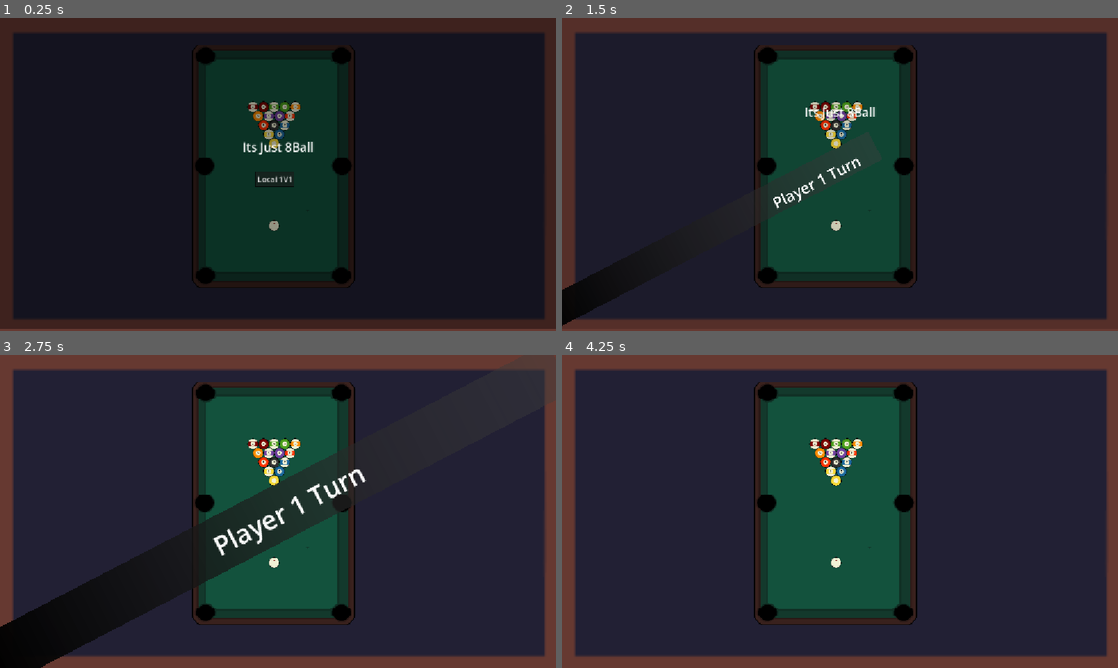
Above: before the commit, frames 1-4 (two rows, left to right).
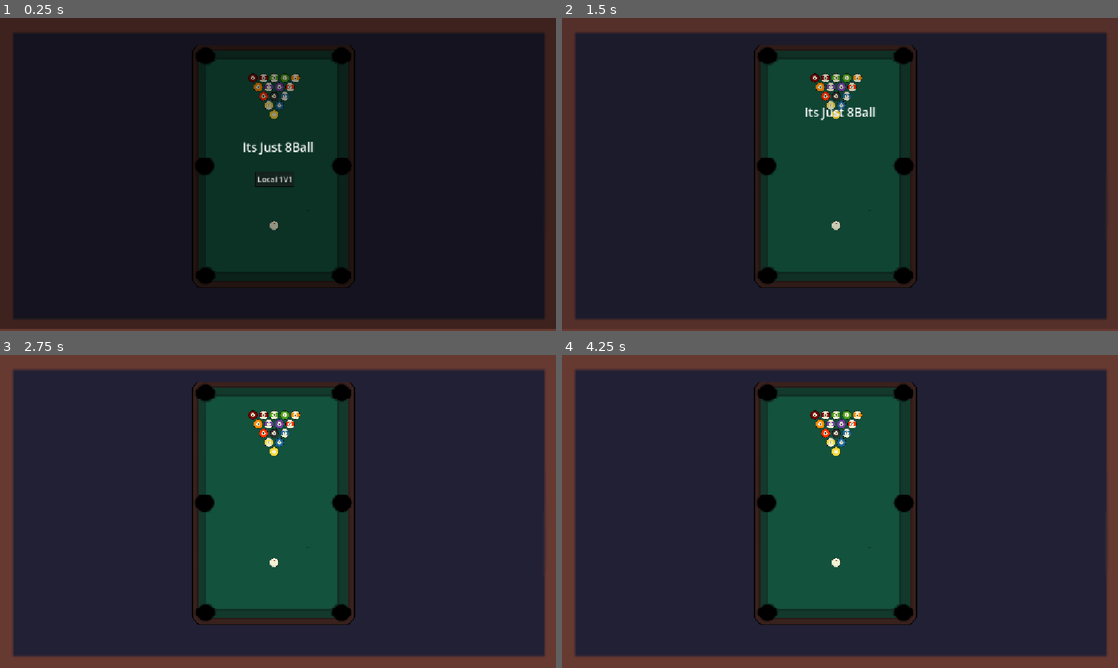
Above: after the commit, the same moments.

Repository: RohanFlynn/8ball
Game: Godot game, scene res://pool_game.tscn
The game is run twice, just before and just after one commit, with the same random seed, the same clock (stepped at 60 frames per second) and the same inputs.
Inputs (mouse positions are in pixels of both pictures, inside the frame that each line leads up to):
- Up to frame 1 (0.25 s): no input
- Up to frame 2 (1.5 s): click "Local 1V1" at 0.5 s; tap Enter at 1.25 s; move the mouse to (962, 158) at 1.27 s; hold Right from 1.28 s (still down); tap Alt at 1.35 s; click (962, 158) at 1.42 s
- Up to frame 3 (2.75 s): move the mouse to (166, 527) at 2.02 s; release Right at 2.03 s; hold Down from 2.03 s (still down); tap Shift at 2.1 s; click (166, 527) at 2.17 s
- Up to frame 4 (4.25 s): move the mouse to (895, 442) at 2.77 s; release Down at 2.78 s; hold Right 2.78-3.53 s; tap Alt at 2.85 s; click (895, 442) at 2.92 s; tap Space at 3.5 s; move the mouse to (812, 574) at 3.52 s; hold Up from 3.53 s (still down); tap Shift at 3.6 s; click (812, 574) at 3.67 s

The runs differ from the first frame. In frame 1, 1.2% of the frame differs, in the area x 44-55%, y 17-68%; in frame 2, 2.7%; in frame 3, 13%, in the area x 0-66%, y 17-100%; in frame 4, 1.3%.

Commit message:
fixed major bugs
- i fixed the long term issue if turn magnagment :)
- i made alot of minor bugs :(
-balls smaller aswell
- made ball go back to were it was shot from if it was sinked in that turn

Diff:
--- a/8-ballpool/Lablenotif.gd
+++ b/8-ballpool/Lablenotif.gd
@@ -4,20 +4,17 @@
 
 # Called when the node enters the scene tree for the first time.
 func _ready() -> void:
-	scale.x = 0
 	scale.y = 0
 
 
 # Called every frame. 'delta' is the elapsed time since the previous frame.
 func _process(delta: float) -> void:
 	if notif:
-		if scale.x <= 1:
-			scale.x += 0.01
+		if scale.y <= 1:
 			scale.y += 0.01
 		else:
 			await get_tree().create_timer(2.0).timeout
 			notif = false
-			scale.x = 0
 			scale.y = 0
 
 func notify(p):
--- /dev/null
+++ b/8-ballpool/ball.gd
@@ -0,0 +1,32 @@
+extends RigidBody2D
+
+var leaving = false
+@onready var col = $CollisionShape2D
+@onready var sprite = $Sprite2D
+var a = Vector2(0.01, 0.01)
+var hit = false
+
+# Called when the node enters the scene tree for the first time.
+func _ready() -> void:
+	col.scale = Vector2(0.6, 0.6)
+	sprite.scale = Vector2(0.6, 0.6)
+
+
+# Called every frame. 'delta' is the elapsed time since the previous frame.
+func _process(delta: float) -> void:
+	if leaving:
+		col.disabled = true
+		linear_velocity = linear_velocity / 1.4
+		a += Vector2(0.01, 0.01)
+		if scale >= Vector2(0, 0):
+			scale -= a
+		else:
+			remove_from_group("Ball")
+			queue_free()
+	if linear_velocity.length() > 3.0:
+		hit = true
+	else:
+		hit = false
+
+func leave():
+	leaving = true
--- a/8-ballpool/balls.tscn
+++ b/8-ballpool/balls.tscn
@@ -1,5 +1,6 @@
-[gd_scene load_steps=32 format=3 uid="uid://dsj8d5j50vhl1"]
-
+[gd_scene format=3 uid="uid://dsj8d5j50vhl1"]
+
+[ext_resource type="Script" uid="uid://d0y74ln257wmc" path="res://ball.gd" id="1_0ystb"]
 [ext_resource type="Texture2D" uid="uid://byqtxy4lfsdhg" path="res://Balls1.png" id="1_tger7"]
 
 [sub_resource type="PhysicsMaterial" id="PhysicsMaterial_tger7"]
@@ -107,10 +108,10 @@
 [sub_resource type="CircleShape2D" id="CircleShape2D_7jwt4"]
 radius = 15.0
 
-[node name="balls" type="Node2D"]
+[node name="balls" type="Node2D" unique_id=592332707]
 position = Vector2(332, 121)
 
-[node name="1ball" type="RigidBody2D" parent="."]
+[node name="1ball" type="RigidBody2D" parent="." unique_id=82667540 groups=["Ball"]]
 position = Vector2(0, 2)
 mass = 0.17
 physics_material_override = SubResource("PhysicsMaterial_tger7")
@@ -119,19 +120,20 @@
 freeze_mode = 1
 linear_damp = 0.5
 angular_damp = 1.0
-metadata/_edit_group_ = true
-
-[node name="Sprite2D" type="Sprite2D" parent="1ball"]
+script = ExtResource("1_0ystb")
+metadata/_edit_group_ = true
+
+[node name="Sprite2D" type="Sprite2D" parent="1ball" unique_id=1888103334]
 scale = Vector2(0.7, 0.7)
 texture = ExtResource("1_tger7")
 region_enabled = true
 region_rect = Rect2(0, 0, 32, 32)
 
-[node name="CollisionShape2D" type="CollisionShape2D" parent="1ball"]
+[node name="CollisionShape2D" type="CollisionShape2D" parent="1ball" unique_id=1174438372]
 scale = Vector2(0.7, 0.7)
 shape = SubResource("CircleShape2D_0ystb")
 
-[node name="2ball" type="RigidBody2D" parent="."]
+[node name="2ball" type="RigidBody2D" parent="." unique_id=914625434 groups=["Ball"]]
 position = Vector2(-11, 21)
 mass = 0.17
 physics_material_override = SubResource("PhysicsMaterial_0ystb")
@@ -140,19 +142,20 @@
 freeze_mode = 1
 linear_damp = 0.5
 angular_damp = 1.0
-metadata/_edit_group_ = true
-
-[node name="Sprite2D" type="Sprite2D" parent="2ball"]
+script = ExtResource("1_0ystb")
+metadata/_edit_group_ = true
+
+[node name="Sprite2D" type="Sprite2D" parent="2ball" unique_id=1363419118]
 scale = Vector2(0.7, 0.7)
 texture = ExtResource("1_tger7")
 region_enabled = true
 region_rect = Rect2(32, 0, 32, 32)
 
-[node name="CollisionShape2D" type="CollisionShape2D" parent="2ball"]
+[node name="CollisionShape2D" type="CollisionShape2D" parent="2ball" unique_id=571514412]
 scale = Vector2(0.7, 0.7)
 shape = SubResource("CircleShape2D_ru48t")
 
-[node name="1ballstriped" type="RigidBody2D" parent="."]
+[node name="1ballstriped" type="RigidBody2D" parent="." unique_id=2129417988 groups=["Ball"]]
 position = Vector2(11, 21)
 mass = 0.17
 physics_material_override = SubResource("PhysicsMaterial_ru48t")
@@ -161,19 +164,20 @@
 freeze_mode = 1
 linear_damp = 0.5
 angular_damp = 0.1
-metadata/_edit_group_ = true
-
-[node name="Sprite2D" type="Sprite2D" parent="1ballstriped"]
+script = ExtResource("1_0ystb")
+metadata/_edit_group_ = true
+
+[node name="Sprite2D" type="Sprite2D" parent="1ballstriped" unique_id=881899933]
 scale = Vector2(0.7, 0.7)
 texture = ExtResource("1_tger7")
 region_enabled = true
 region_rect = Rect2(96, 32, 32, 32)
 
-[node name="CollisionShape2D" type="CollisionShape2D" parent="1ballstriped"]
+[node name="CollisionShape2D" type="CollisionShape2D" parent="1ballstriped" unique_id=1443791918]
 scale = Vector2(0.7, 0.7)
 shape = SubResource("CircleShape2D_q2ish")
 
-[node name="2ballstriped" type="RigidBody2D" parent="."]
+[node name="2ballstriped" type="RigidBody2D" parent="." unique_id=1330255195 groups=["Ball"]]
 position = Vector2(-22, 40)
 mass = 0.17
 physics_material_override = SubResource("PhysicsMaterial_q2ish")
@@ -182,19 +186,20 @@
 freeze_mode = 1
 linear_damp = 0.5
 angular_damp = 0.1
-metadata/_edit_group_ = true
-
-[node name="Sprite2D" type="Sprite2D" parent="2ballstriped"]
+script = ExtResource("1_0ystb")
+metadata/_edit_group_ = true
+
+[node name="Sprite2D" type="Sprite2D" parent="2ballstriped" unique_id=1552486237]
 scale = Vector2(0.7, 0.7)
 texture = ExtResource("1_tger7")
 region_enabled = true
 region_rect = Rect2(128, 32, 32, 32)
 
-[node name="CollisionShape2D" type="CollisionShape2D" parent="2ballstriped"]
+[node name="CollisionShape2D" type="CollisionShape2D" parent="2ballstriped" unique_id=637382241]
 scale = Vector2(0.7, 0.7)
 shape = SubResource("CircleShape2D_tger7")
 
-[node name="8ball" type="RigidBody2D" parent="."]
+[node name="8ball" type="RigidBody2D" parent="." unique_id=1891490374 groups=["Ball"]]
 position = Vector2(0, 40)
 mass = 0.17
 physics_material_override = SubResource("PhysicsMaterial_00gfa")
@@ -203,19 +208,20 @@
 freeze_mode = 1
 linear_damp = 0.1
 angular_damp = 0.5
-metadata/_edit_group_ = true
-
-[node name="Sprite2D" type="Sprite2D" parent="8ball"]
+script = ExtResource("1_0ystb")
+metadata/_edit_group_ = true
+
+[node name="Sprite2D" type="Sprite2D" parent="8ball" unique_id=530841218]
 scale = Vector2(0.7, 0.7)
 texture = ExtResource("1_tger7")
 region_enabled = true
 region_rect = Rect2(64, 32, 32, 32)
 
-[node name="CollisionShape2D" type="CollisionShape2D" parent="8ball"]
+[node name="CollisionShape2D" type="CollisionShape2D" parent="8ball" unique_id=488962249]
 scale = Vector2(0.7, 0.7)
 shape = SubResource("CircleShape2D_00gfa")
 
-[node name="3ball" type="RigidBody2D" parent="."]
+[node name="3ball" type="RigidBody2D" parent="." unique_id=1385314710 groups=["Ball"]]
 position = Vector2(22, 40)
 mass = 0.17
 physics_material_override = SubResource("PhysicsMaterial_wd4np")
@@ -224,19 +230,20 @@
 freeze_mode = 1
 linear_damp = 0.1
 angular_damp = 0.5
-metadata/_edit_group_ = true
-
-[node name="Sprite2D" type="Sprite2D" parent="3ball"]
+script = ExtResource("1_0ystb")
+metadata/_edit_group_ = true
+
+[node name="Sprite2D" type="Sprite2D" parent="3ball" unique_id=291582593]
 scale = Vector2(0.7, 0.7)
 texture = ExtResource("1_tger7")
 region_enabled = true
 region_rect = Rect2(64, 0, 32, 32)
 
-[node name="CollisionShape2D" type="CollisionShape2D" parent="3ball"]
+[node name="CollisionShape2D" type="CollisionShape2D" parent="3ball" unique_id=515348271]
 scale = Vector2(0.7, 0.7)
 shape = SubResource("CircleShape2D_wd4np")
 
-[node name="3ballstriped" type="RigidBody2D" parent="."]
+[node name="3ballstriped" type="RigidBody2D" parent="." unique_id=889329624 groups=["Ball"]]
 position = Vector2(-33, 59)
 mass = 0.17
 physics_material_override = SubResource("PhysicsMaterial_xewfi")
@@ -245,19 +252,20 @@
 freeze_mode = 1
 linear_damp = 0.5
 angular_damp = 0.1
-metadata/_edit_group_ = true
-
-[node name="Sprite2D" type="Sprite2D" parent="3ballstriped"]
+script = ExtResource("1_0ystb")
+metadata/_edit_group_ = true
+
+[node name="Sprite2D" type="Sprite2D" parent="3ballstriped" unique_id=1546151097]
 scale = Vector2(0.7, 0.7)
 texture = ExtResource("1_tger7")
 region_enabled = true
 region_rect = Rect2(0, 64, 32, 32)
 
-[node name="CollisionShape2D" type="CollisionShape2D" parent="3ballstriped"]
+[node name="CollisionShape2D" type="CollisionShape2D" parent="3ballstriped" unique_id=959668901]
 scale = Vector2(0.7, 0.7)
 shape = SubResource("CircleShape2D_xewfi")
 
-[node name="4ball" type="RigidBody2D" parent="."]
+[node name="4ball" type="RigidBody2D" parent="." unique_id=2057895299 groups=["Ball"]]
 position = Vector2(-11, 59)
 mass = 0.17
 physics_material_override = SubResource("PhysicsMaterial_mk0oh")
@@ -266,19 +274,20 @@
 freeze_mode = 1
 linear_damp = 0.1
 angular_damp = 0.5
-metadata/_edit_group_ = true
-
-[node name="Sprite2D" type="Sprite2D" parent="4ball"]
+script = ExtResource("1_0ystb")
+metadata/_edit_group_ = true
+
+[node name="Sprite2D" type="Sprite2D" parent="4ball" unique_id=289885471]
 scale = Vector2(0.7, 0.7)
 texture = ExtResource("1_tger7")
 region_enabled = true
 region_rect = Rect2(96, 0, 32, 32)
 
-[node name="CollisionShape2D" type="CollisionShape2D" parent="4ball"]
+[node name="CollisionShape2D" type="CollisionShape2D" parent="4ball" unique_id=1791173756]
 scale = Vector2(0.7, 0.7)
 shape = SubResource("CircleShape2D_mk0oh")
 
-[node name="4ballstriped" type="RigidBody2D" parent="."]
+[node name="4ballstriped" type="RigidBody2D" parent="." unique_id=2136796347 groups=["Ball"]]
 position = Vector2(11, 59)
 mass = 0.17
 physics_material_override = SubResource("PhysicsMaterial_fea17")
@@ -287,19 +296,20 @@
 freeze_mode = 1
 linear_damp = 0.5
 angular_damp = 0.1
-metadata/_edit_group_ = true
-
-[node name="Sprite2D" type="Sprite2D" parent="4ballstriped"]
+script = ExtResource("1_0ystb")
+metadata/_edit_group_ = true
+
+[node name="Sprite2D" type="Sprite2D" parent="4ballstriped" unique_id=544081452]
 scale = Vector2(0.7, 0.7)
 texture = ExtResource("1_tger7")
 region_enabled = true
 region_rect = Rect2(32, 64, 32, 32)
 
-[node name="CollisionShape2D" type="CollisionShape2D" parent="4ballstriped"]
+[node name="CollisionShape2D" type="CollisionShape2D" parent="4ballstriped" unique_id=1144268261]
 scale = Vector2(0.7, 0.7)
 shape = SubResource("CircleShape2D_fea17")
 
-[node name="5ball" type="RigidBody2D" parent="."]
+[node name="5ball" type="RigidBody2D" parent="." unique_id=1366111215 groups=["Ball"]]
 position = Vector2(33, 59)
 mass = 0.17
 physics_material_override = SubResource("PhysicsMaterial_pdigv")
@@ -308,19 +318,20 @@
 freeze_mode = 1
 linear_damp = 0.1
 angular_damp = 0.1
-metadata/_edit_group_ = true
-
-[node name="Sprite2D" type="Sprite2D" parent="5ball"]
+script = ExtResource("1_0ystb")
+metadata/_edit_group_ = true
+
+[node name="Sprite2D" type="Sprite2D" parent="5ball" unique_id=1368791146]
 scale = Vector2(0.7, 0.7)
 texture = ExtResource("1_tger7")
 region_enabled = true
 region_rect = Rect2(128, 0, 32, 32)
 
-[node name="CollisionShape2D" type="CollisionShape2D" parent="5ball"]
+[node name="CollisionShape2D" type="CollisionShape2D" parent="5ball" unique_id=1395898814]
 scale = Vector2(0.7, 0.7)
 shape = SubResource("CircleShape2D_pdigv")
 
-[node name="5ballstriped" type="RigidBody2D" parent="."]
+[node name="5ballstriped" type="RigidBody2D" parent="." unique_id=1179225355 groups=["Ball"]]
 position = Vector2(-44, 78)
 mass = 0.17
 physics_material_override = SubResource("PhysicsMaterial_hgt4v")
@@ -329,19 +340,20 @@
 freeze_mode = 1
 linear_damp = 0.5
 angular_damp = 0.1
-metadata/_edit_group_ = true
-
-[node name="Sprite2D" type="Sprite2D" parent="5ballstriped"]
+script = ExtResource("1_0ystb")
+metadata/_edit_group_ = true
+
+[node name="Sprite2D" type="Sprite2D" parent="5ballstriped" unique_id=1071394838]
 scale = Vector2(0.7, 0.7)
 texture = ExtResource("1_tger7")
 region_enabled = true
 region_rect = Rect2(64, 64, 32, 32)
 
-[node name="CollisionShape2D" type="CollisionShape2D" parent="5ballstriped"]
+[node name="CollisionShape2D" type="CollisionShape2D" parent="5ballstriped" unique_id=1253694397]
 scale = Vector2(0.7, 0.7)
 shape = SubResource("CircleShape2D_hgt4v")
 
-[node name="6ball" type="RigidBody2D" parent="."]
+[node name="6ball" type="RigidBody2D" parent="." unique_id=406280129 groups=["Ball"]]
 position = Vector2(-22, 78)
 mass = 0.17
 physics_material_override = SubResource("PhysicsMaterial_ure6q")
@@ -350,19 +362,20 @@
 freeze_mode = 1
 linear_damp = 0.5
 angular_damp = 0.1
-metadata/_edit_group_ = true
-
-[node name="Sprite2D" type="Sprite2D" parent="6ball"]
+script = ExtResource("1_0ystb")
+metadata/_edit_group_ = true
+
+[node name="Sprite2D" type="Sprite2D" parent="6ball" unique_id=1893110283]
 scale = Vector2(0.7, 0.7)
 texture = ExtResource("1_tger7")
 region_enabled = true
 region_rect = Rect2(0, 32, 32, 32)
 
-[node name="CollisionShape2D" type="CollisionShape2D" parent="6ball"]
+[node name="CollisionShape2D" type="CollisionShape2D" parent="6ball" unique_id=423969735]
 scale = Vector2(0.7, 0.7)
 shape = SubResource("CircleShape2D_ure6q")
 
-[node name="6ballstriped" type="RigidBody2D" parent="."]
+[node name="6ballstriped" type="RigidBody2D" parent="." unique_id=636784421 groups=["Ball"]]
 position = Vector2(0, 78)
 mass = 0.17
 physics_material_override = SubResource("PhysicsMaterial_iqxf3")
@@ -371,56 +384,59 @@
 freeze_mode = 1
 linear_damp = 0.5
 angular_damp = 0.1
-metadata/_edit_group_ = true
-
-[node name="Sprite2D" type="Sprite2D" parent="6ballstriped"]
+script = ExtResource("1_0ystb")
+metadata/_edit_group_ = true
+
+[node name="Sprite2D" type="Sprite2D" parent="6ballstriped" unique_id=1232164257]
 scale = Vector2(0.7, 0.7)
 texture = ExtResource("1_tger7")
 region_enabled = true
 region_rect = Rect2(96, 64, 32, 32)
 
-[node name="CollisionShape2D" type="CollisionShape2D" parent="6ballstriped"]
+[node name="CollisionShape2D" type="CollisionShape2D" parent="6ballstriped" unique_id=1348874553]
 scale = Vector2(0.7, 0.7)
 shape = SubResource("CircleShape2D_iqxf3")
 
-[node name="7ball" type="RigidBody2D" parent="."]
+[node name="7ball" type="RigidBody2D" parent="." unique_id=1998718355 groups=["Ball"]]
+position = Vector2(44, 78)
+mass = 0.17
+physics_material_override = SubResource("PhysicsMaterial_tmleo")
+gravity_scale = 0.0
+can_sleep = false
+freeze_mode = 1
+linear_damp = 0.5
+angular_damp = 0.1
+script = ExtResource("1_0ystb")
+metadata/_edit_group_ = true
+
+[node name="Sprite2D" type="Sprite2D" parent="7ball" unique_id=1956996809]
+scale = Vector2(0.7, 0.7)
+texture = ExtResource("1_tger7")
+region_enabled = true
+region_rect = Rect2(32, 32, 32, 32)
+
+[node name="CollisionShape2D" type="CollisionShape2D" parent="7ball" unique_id=1741966643]
+scale = Vector2(0.7, 0.7)
+shape = SubResource("CircleShape2D_tmleo")
+
+[node name="7ballstriped" type="RigidBody2D" parent="." unique_id=1230864512 groups=["Ball"]]
 position = Vector2(22, 78)
 mass = 0.17
-physics_material_override = SubResource("PhysicsMaterial_tmleo")
-gravity_scale = 0.0
-can_sleep = false
-freeze_mode = 1
-linear_damp = 0.5
-angular_damp = 0.1
-metadata/_edit_group_ = true
-
-[node name="Sprite2D" type="Sprite2D" parent="7ball"]
-scale = Vector2(0.7, 0.7)
-texture = ExtResource("1_tger7")
-region_enabled = true
-region_rect = Rect2(32, 32, 32, 32)
-
-[node name="CollisionShape2D" type="CollisionShape2D" parent="7ball"]
-scale = Vector2(0.7, 0.7)
-shape = SubResource("CircleShape2D_tmleo")
-
-[node name="7ballstriped" type="RigidBody2D" parent="."]
-position = Vector2(44, 78)
-mass = 0.17
 physics_material_override = SubResource("PhysicsMaterial_7jwt4")
 gravity_scale = 0.0
 can_sleep = false
 freeze_mode = 1
 linear_damp = 0.5
 angular_damp = 1.0
-metadata/_edit_group_ = true
-
-[node name="Sprite2D" type="Sprite2D" parent="7ballstriped"]
+script = ExtResource("1_0ystb")
+metadata/_edit_group_ = true
+
+[node name="Sprite2D" type="Sprite2D" parent="7ballstriped" unique_id=1395550379]
 scale = Vector2(0.7, 0.7)
 texture = ExtResource("1_tger7")
 region_enabled = true
 region_rect = Rect2(128, 64, 32, 32)
 
-[node name="CollisionShape2D" type="CollisionShape2D" parent="7ballstriped"]
+[node name="CollisionShape2D" type="CollisionShape2D" parent="7ballstriped" unique_id=2062571593]
 scale = Vector2(0.7, 0.7)
 shape = SubResource("CircleShape2D_7jwt4")
--- a/8-ballpool/game_data.gd
+++ b/8-ballpool/game_data.gd
@@ -1,3 +1,5 @@
 extends Node
 
 var player = 0
+var player1moves = 1
+var player2moves = 2
--- a/8-ballpool/hitball.gd
+++ b/8-ballpool/hitball.gd
@@ -11,25 +11,40 @@
 var shown = false
 @onready var line: Line2D = $powerline
 @onready var line2: Line2D = $Line2D
+var able = true
+var v = 0.0
+var l = 0.0
+@onready var before_shot
+
+func _ready() -> void:
+	before_shot = global_position
 
 func _physics_process(delta: float) -> void:
 	if cancan:
-		if linear_velocity.length() < 1.0:
-			if player == 0 and can == false:
-				GameData.player = 1
-				player = GameData.player
-			elif player == 1 and can == false:
-				GameData.player = 0
-				player = GameData.player
-			if not shown:
+		if not able:
+			var b = get_tree().get_nodes_in_group("Ball")
+			var m = get_moving_balls(b)
+			# This ball AND every other ball has stopped
+			if linear_velocity.length() < 3.0 and m.is_empty():
+				able = true
+				if player == 0:
+					GameData.player1moves -= 1
+					if GameData.player1moves <= 0:
+						GameData.player = 1
+						player = GameData.player
+						GameData.player2moves = 1
+				elif player == 1:
+					GameData.player2moves -= 1
+					if GameData.player2moves <= 0:
+						GameData.player = 0
+						player = GameData.player
+						GameData.player1moves = 1
 				get_tree().call_group("notification", "notify", player)
 				shown = true
-			can = true
-		else:
-			can = false
+				can = true
 		if aiming:
 			line.points[1] = get_local_mouse_position()
-			line2.points[1] = (get_local_mouse_position() * -1)
+			line2.points[1] = get_local_mouse_position() * -1
 		elif bshot:
 			line2.points[1] = Vector2(0, 0)
 			if line.points[1].length() > 1:
@@ -41,7 +56,7 @@
 					shootball(mp)
 
 func _input(event):
-	if cancan:
+	if cancan and able:
 		if event is InputEventMouseButton:
 			if event.button_index == MOUSE_BUTTON_LEFT:
 				if event.pressed and can:
@@ -49,6 +64,7 @@
 						aiming = true
 				else:
 					if aiming:
+						before_shot = global_position
 						aiming = false
 						bshot = true
 						lp = line.points[1]
@@ -57,10 +73,22 @@
 func shootball(mp):
 	shot = false
 	bshot = false
-	var direction = global_position - mp
+	able = false
+	var direction = (global_position - mp) / 1.5
 	apply_central_impulse(direction)
 	get_tree().call_group("stick", "rel", global_position)
 	shown = false
 
 func start():
 	cancan = true
+
+func get_moving_balls(balls):
+	var moving = []
+	for ball in balls:
+		if ball.hit == true:
+			moving.append(ball)
+	return moving
+
+func leave():
+	global_position = before_shot
+	linear_velocity = Vector2(0, 0)
--- a/8-ballpool/hitball.tscn
+++ b/8-ballpool/hitball.tscn
@@ -42,11 +42,11 @@
 default_color = Color(1, 0, 0, 1)
 
 [node name="Sprite2D" type="Sprite2D" parent="." unique_id=382528160]
-scale = Vector2(0.7, 0.7)
+scale = Vector2(0.6, 0.6)
 texture = ExtResource("1_ivl1m")
 region_enabled = true
 region_rect = Rect2(64, 96, 32, 32)
 
 [node name="CollisionShape2D" type="CollisionShape2D" parent="." unique_id=1623682022]
-scale = Vector2(0.7, 0.7)
+scale = Vector2(0.6, 0.6)
 shape = SubResource("CircleShape2D_w87mi")
--- a/8-ballpool/notif.gd
+++ b/8-ballpool/notif.gd
@@ -1,4 +1,4 @@
-extends Control
+extends Sprite2D
 
 var notif = false
 
@@ -11,9 +11,9 @@
 # Called every frame. 'delta' is the elapsed time since the previous frame.
 func _process(delta: float) -> void:
 	if notif:
-		if scale.x <= 1:
-			scale.x += 0.01
-			scale.y += 0.01
+		if scale.x <= 10:
+			scale.x += 0.1
+			scale.y += 0.05
 		else:
 			await get_tree().create_timer(2.0).timeout
 			notif = false
--- a/8-ballpool/out.gd
+++ b/8-ballpool/out.gd
@@ -3,5 +3,5 @@
 func _physics_process(delta: float) -> void:
 	var bods = get_overlapping_bodies()
 	for b in bods:
-		if b.get_parent() == %balls:
-			b.queue_free()
+		if b.get_parent() == %balls or b == %hitball:
+			b.leave()
--- a/8-ballpool/pool_game.tscn
+++ b/8-ballpool/pool_game.tscn
@@ -9,6 +9,7 @@
 [ext_resource type="Script" uid="uid://bwwofod46xxga" path="res://texture_rect.gd" id="5_ogrcx"]
 [ext_resource type="Script" uid="uid://c6n31w0o4axw1" path="res://starttitle.gd" id="6_mrpvw"]
 [ext_resource type="Script" uid="uid://cdmanwry6nv8b" path="res://notif.gd" id="9_qi0jn"]
+[ext_resource type="Texture2D" uid="uid://dgij5ka3whdn2" path="res://notifbanner.png" id="9_qn0cm"]
 [ext_resource type="Script" uid="uid://dy157owxmarn6" path="res://Lablenotif.gd" id="10_sv73n"]
 
 [sub_resource type="PhysicsMaterial" id="PhysicsMaterial_jryfu"]
@@ -848,12 +849,6 @@
 border_blend = true
 corner_detail = 20
 
-[sub_resource type="Gradient" id="Gradient_ufhab"]
-colors = PackedColorArray(0, 0, 0, 1, 0.24840015, 0.24840018, 0.24840015, 0.41960785)
-
-[sub_resource type="GradientTexture1D" id="GradientTexture1D_qi0jn"]
-gradient = SubResource("Gradient_ufhab")
-
 [sub_resource type="SystemFont" id="SystemFont_sv73n"]
 font_names = PackedStringArray("Rockwell")
 
@@ -883,10 +878,11 @@
 top_level = true
 light_mask = 2
 visibility_layer = 2
-position = Vector2(568, 262)
+position = Vector2(568, 202)
 rotation = 3.1415927
 
 [node name="hitball" parent="." unique_id=1528913986 groups=["starters"] instance=ExtResource("3_i4skc")]
+unique_name_in_owner = true
 top_level = true
 position = Vector2(568, 430)
 mass = 0.5
@@ -965,23 +961,23 @@
 offset_right = 40.0
 offset_bottom = 40.0
 
-[node name="TextureRect" type="TextureRect" parent="Control/CanvasLayer2/Control" unique_id=246680271 groups=["notification"]]
-layout_mode = 0
-offset_left = -56.228153
-offset_top = 592.7716
-offset_right = 1284.6338
-offset_bottom = 705.6104
-rotation = -0.4785881
-texture = SubResource("GradientTexture1D_qi0jn")
+[node name="TextureRect" type="Sprite2D" parent="Control/CanvasLayer2/Control" unique_id=1857702987 groups=["notification"]]
+position = Vector2(581, 325)
+scale = Vector2(10, 5)
+texture = ExtResource("9_qn0cm")
 script = ExtResource("9_qi0jn")
 
 [node name="Label" type="Label" parent="Control/CanvasLayer2/Control" unique_id=356533046 groups=["notification"]]
-layout_mode = 0
-offset_left = 429.0
-offset_top = 365.99997
-offset_right = 755.0
-offset_bottom = 430.99997
-rotation = -0.47822022
+layout_mode = 1
+anchors_preset = -1
+anchor_right = 28.849
+anchor_bottom = 16.105001
+offset_left = 400.0
+offset_top = 290.0
+offset_right = -427.96008
+offset_bottom = -289.20007
+grow_horizontal = 2
+grow_vertical = 2
 text = "Player 1 Turn"
 label_settings = SubResource("LabelSettings_qn0cm")
 script = ExtResource("10_sv73n")
--- a/8-ballpool/project.godot
+++ b/8-ballpool/project.godot
@@ -39,6 +39,7 @@
 8ball=""
 starters=""
 notification=""
+Ball=""
 
 [physics]
 
Not shown, added: 8-ballpool/ball.gd.uid
Binary file added: 8-ballpool/notifbanner.png
Not shown, added: 8-ballpool/notifbanner.png.import
